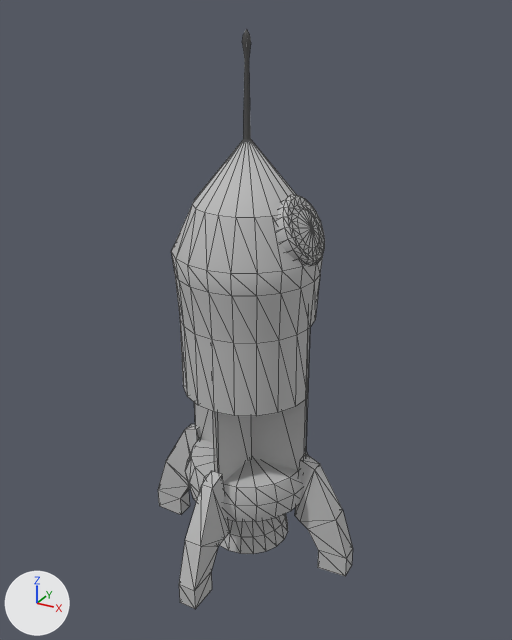
An edit to the OBJ model Meshes/rocket.obj, drawn before and after from the same camera.
One viewpoint serves both versions: a camera (50 mm lens) standing at (4.29, -7.58, 7.4) and looking at (0.11, 0.03, 3.6). Lighting does not change. The marker at lower left points along +X, +Y and +Z. Mesh edges are drawn as thin lines. Where no turn or scale is listed for an object, it has been applied to the vertices. Vertices at the same position are counted once.

Names of what the first picture shows: 'rocket'.
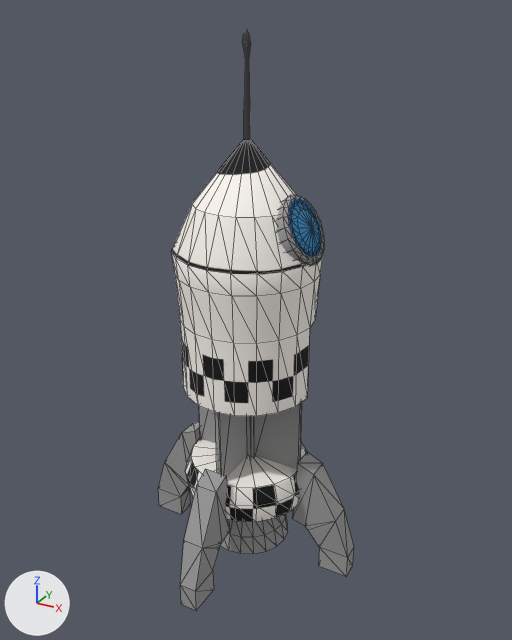
The change, as a diff of the scene's bpy script:
```diff
--- a/Meshes/rocket.obj.py
+++ b/Meshes/rocket.obj.py
@@ img_spaceshiptexture2_jpg @@
+img_spaceshiptexture2_jpg = load_image('spaceshipTexture2.jpg', '../Textures/spaceshipTexture2.jpg', 1012, 1018, 'sRGB')
@@ mat_phong1sg @@
+mat_phong1sg = principled_material('phong1SG')
+mat_phong1sg.texture = img_spaceshiptexture2_jpg
+mat_phong1sg.roughness = 0.866
@@ me_rocket @@
 # used by ob_rocket; location = (0.0, 0.0, 0.0)
-me_rocket.from_pydata(...)  # 582 vertices, 1124 faces; spans x -1.61..1.64, y -1.66..1.59, z -0.03..7.19
+me_rocket.from_pydata(...)  # 590 vertices, 1140 faces; spans x -1.62..1.65, y -1.66..1.6, z -0.02..7.19
+# me_rocket part 1: the loose piece of 40 vertices spanning x -0.89..0.89, y -0.87..0.89, z 1.18..4.01 is rebuilt with 48 vertices and now spans x -0.82..0.82, y -0.81..0.81, z 1.4..4.21, in mat_phong1sg (picture img_spaceshiptexture2_jpg)
+# me_rocket part 2: the loose piece of 20 vertices spanning x -1.61..-0.77, y -0.17..0.13, z -0.03..1.68 is rebuilt with 20 vertices and now spans x -1.62..-0.76, y -0.16..0.17, z -0.02..1.68, in mat_phong1sg (picture img_spaceshiptexture2_jpg)
+# me_rocket part 3: the loose piece of 20 vertices spanning x -0.15..0.15, y -1.66..-0.82, z -0.03..1.68 is rebuilt with 20 vertices and now spans x -0.18..0.15, y -1.66..-0.81, z -0.02..1.68, in mat_phong1sg (picture img_spaceshiptexture2_jpg)
+# me_rocket part 4: the loose piece of 20 vertices spanning x 0.8..1.64, y -0.13..0.17, z -0.03..1.68 is rebuilt with 20 vertices and now spans x 0.8..1.65, y -0.16..0.17, z -0.02..1.68, in mat_phong1sg (picture img_spaceshiptexture2_jpg)
+# me_rocket part 5: 904 faces spanning x -0.97..1.0, y -0.97..0.97, z 0.14..7.19 switch from mat_initialshadinggroup (grey #bcbcbc) to mat_phong1sg (picture img_spaceshiptexture2_jpg)
```

Boxes (x1, y1, x2, y2) around the edits, measured in the pictures (512 x 640 px):
'rocket', reshaped: before (158, 29, 353, 609); after (158, 29, 354, 611)
part 1 of me_rocket, rebuilt: before (194, 328, 310, 482); after (199, 402, 302, 478)
part 2 of me_rocket, rebuilt: before (158, 424, 200, 515); after (158, 422, 200, 514)
part 3 of me_rocket, rebuilt: before (179, 471, 230, 609); after (180, 469, 230, 611)
part 4 of me_rocket, rebuilt (7% wider): before (295, 454, 353, 576); after (292, 452, 354, 576)
part 5 of me_rocket, recoloured: (171, 43, 325, 554) in both
